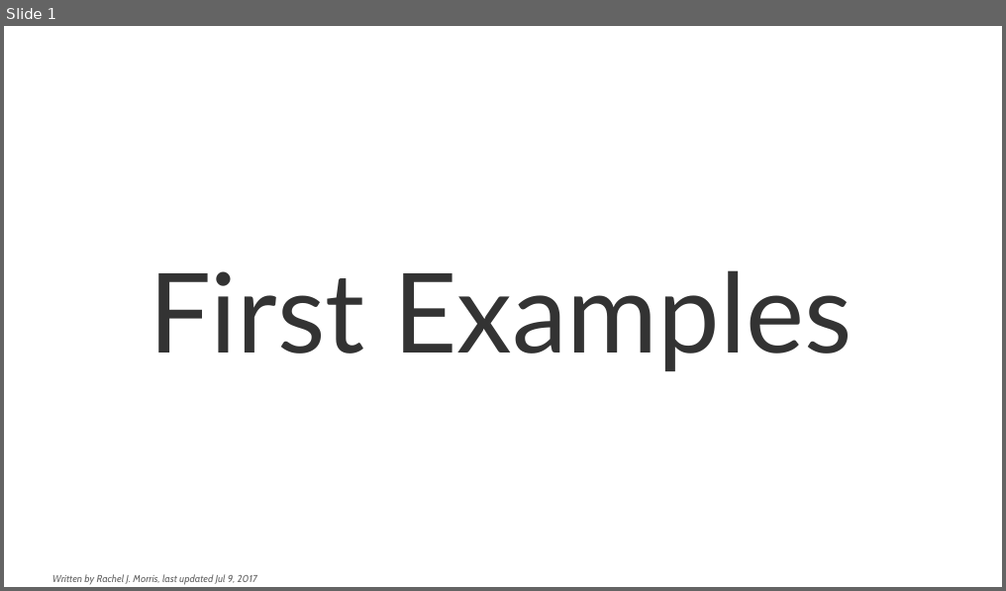
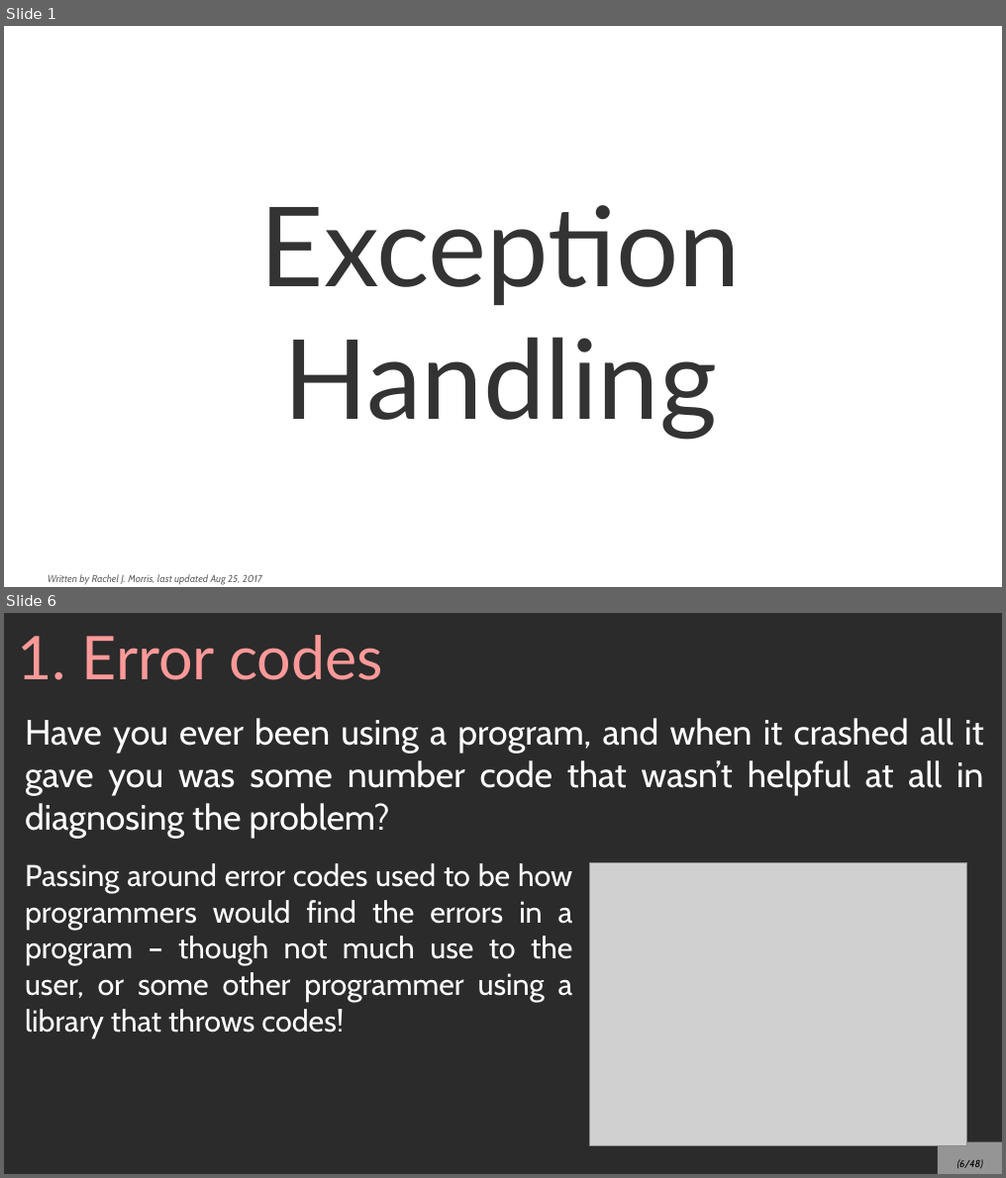
Before and after one commit to mariamhabib/CS250-Data-Structures, a slide deck: Lectures/2_Exception_Handling.odp. Shown one above the other, each under a label of ours: slide 1 before the commit, slides 1 and 6 after it; the slides between them are not shown. The pictures are 1006x591 and 1006x1178 pixels, drawn with LibreOffice and Linux fonts; fonts in the diff are those of the drawing; grey boxes stand for pictures; background and template pictures are left out; a plain dark background stands for a picture behind light text. Boxes give left, top, right and bottom in pixels: in the first picture for what was removed or moved away, otherwise in the second. Text is boxed around its words. In the diff, an @@ line names an element or a change of style, - is before the commit and + after.

Commit message:
Exception handling slides

```diff
--- a/Lectures/2_Exception_Handling.odp
+++ b/Lectures/2_Exception_Handling.odp
@@ slide 6 added at <box>4,613,1002,1174</box>, background picture (left out) @@
@@ title added at <box>18,635,383,680</box>, 48 pt, text #FF9999 @@
+1. Error codes
@@ text added at <box>25,718,984,838</box>, 28 pt, text #FFFFFF @@
+Have you ever been using a program, and when it crashed all it gave you was some number code that wasn’t helpful at all in diagnosing the problem?
@@ text added at <box>25,863,573,1039</box>, 24 pt, text #FFFFFF @@
+Passing around error codes used to be how programmers would find the errors in a program – though not much use to the user, or some other programmer using a library that throws codes!
@@ picture added at <box>590,862,967,1146</box> @@
@@ page number added at <box>938,1143,1002,1174</box>, fill #FFFFFF at 50% opacity, 8 pt, text #000000, italic @@
+(6/48)
@@ slide 1 changed as well @@
@@ title at <box>260,205,741,440</box>: text changed @@
-First Examples
+Exception Handling
@@ text at <box>48,574,262,585</box>: text changed @@
-Written by Rachel J. Morris, last updated Jul 9, 2017
+Written by Rachel J. Morris, last updated Aug 25, 2017
```
Also in this commit, not shown: 46 other slides added, 4 slides removed, 49 other files.
